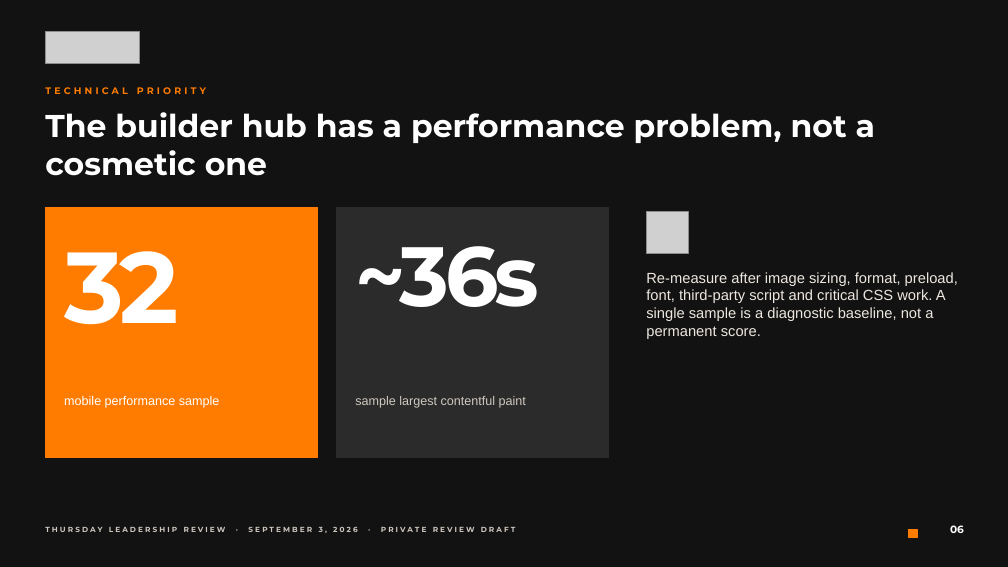
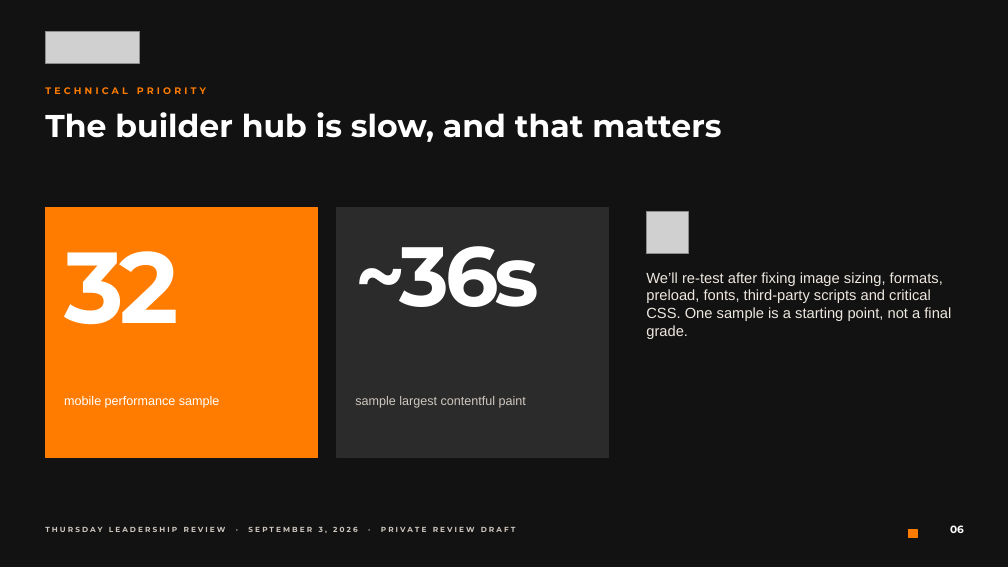
Before and after one commit to dillonmohr8777/client-operations-canonical, a slide deck: slide 6 of clients/bigorange-marketing/deliverables/2026-09-02-wordpress-growth-package-redesign/BigOrange-Thursday-WordPress-Growth-Review-2026-09-03.pptx. Drawn at 1008x567 pixels with LibreOffice and Linux fonts; fonts in the diff are those of the drawing; grey boxes stand for pictures. Boxes give left, top, right and bottom in pixels: in the first picture for what was removed or moved away, otherwise in the second. Text is boxed around its words. In the diff, an @@ line names an element or a change of style, - is before the commit and + after.

```diff
--- a/clients/bigorange-marketing/deliverables/2026-09-02-wordpress-growth-package-redesign/BigOrange-Thursday-WordPress-Growth-Review-2026-09-03.pptx
+++ b/clients/bigorange-marketing/deliverables/2026-09-02-wordpress-growth-package-redesign/BigOrange-Thursday-WordPress-Growth-Review-2026-09-03.pptx
@@ text at [45, 112, 721, 142]: text changed @@
-The builder hub has a performance problem, not a cosmetic one
+The builder hub is slow, and that matters
@@ text at [646, 272, 951, 339]: text changed @@
-Re-measure after image sizing, format, preload, font, third-party script and critical CSS work. A single sample is a diagnostic baseline, not a permanent score.
+We’ll re-test after fixing image sizing, formats, preload, fonts, third-party scripts and critical CSS. One sample is a starting point, not a final grade.
```
Also in this commit, not shown: 13 other slides changed, 18 other files.
